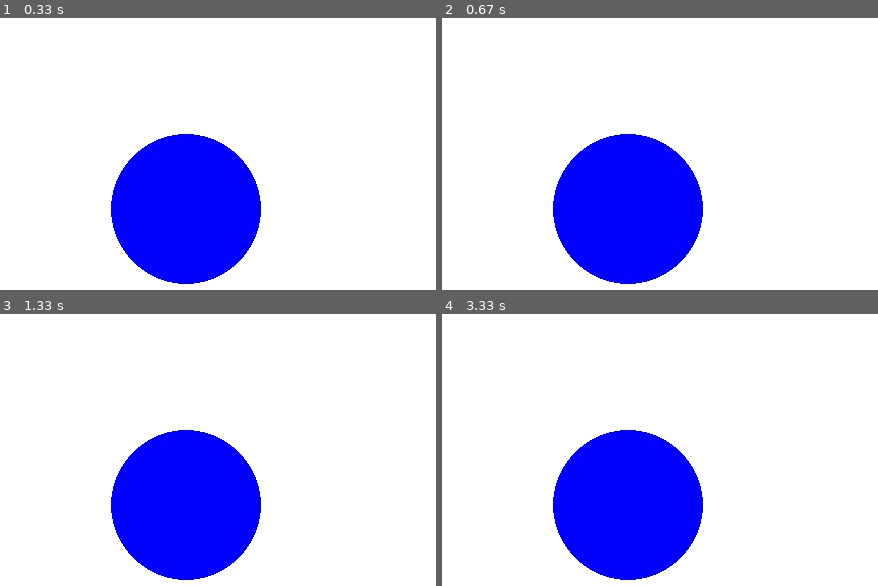
Above: before the commit, frames 1-4 (two rows, left to right).
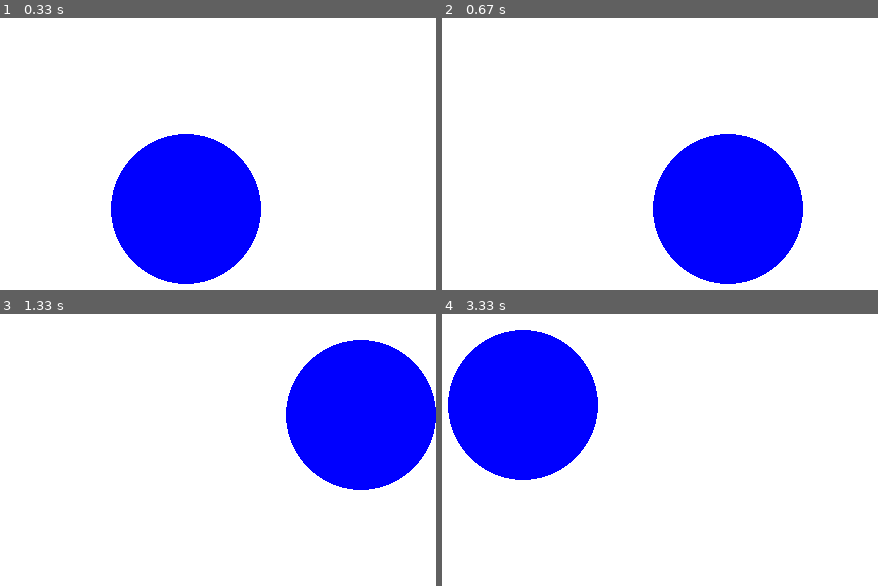
Above: after the commit, the same moments.

Repository: djpeach/game-dev-primer
Game: pygame game, started from pygame/main.py
Two runs of this game, one before a commit and one after it. Both use one fixed random seed, a clock stepped at 60 frames per second and the inputs below.
Inputs:
- Up to frame 1 (0.33 s): no input
- Up to frame 2 (0.67 s): hold D from 0.33 s (still down)
- Up to frame 3 (1.33 s): release D at 0.8 s; hold W 0.83-1.13 s; hold D from 1.17 s (still down)
- Up to frame 4 (3.33 s): release D at 1.63 s; hold A 1.67-2.2 s; hold S 2.23-2.53 s; hold A 2.57-2.97 s; hold W from 3 s (still down)

Frame 1 is identical in both runs. In frame 2, 23% of the frame differs, in the area x 25-83%, y 42-98%; in frame 3, 30%, in the area x 25-100%, y 9-98%; in frame 4, 29%.

Commit message:
added movement - pygame

Diff:
--- a/pygame/main.py
+++ b/pygame/main.py
@@ -1,8 +1,16 @@
 import pygame
 pygame.init()
 
-screen = pygame.display.set_mode([500, 500])
+w = 500
+h = 500
+
+screen = pygame.display.set_mode([w, h])
 pygame.display.set_caption("Primer")
+
+x = 250
+y = 250
+r = 75
+v = 5
 
 running = True
 while running:
@@ -10,8 +18,30 @@
     if event.type == pygame.QUIT:
       running = False
 
+  keys = pygame.key.get_pressed()
+  if keys[pygame.K_w]:
+    if (y - v > r):
+      y -= v
+    else:
+      y = r
+  if keys[pygame.K_s]:
+    if (y + v < h - r):
+      y += v
+    else:
+      y = h - r
+  if keys[pygame.K_a]:
+    if (x - v > r):
+      x -= v
+    else:
+      x = r
+  if keys[pygame.K_d]:
+    if (x + v < w - r):
+      x += v
+    else:
+      x = h - r
+
   screen.fill((255, 255, 255))
-  pygame.draw.circle(screen, (0, 0, 255), (250, 250), 75)
+  pygame.draw.circle(screen, (0, 0, 255), (x, y), r)
 
   pygame.display.flip()
 
